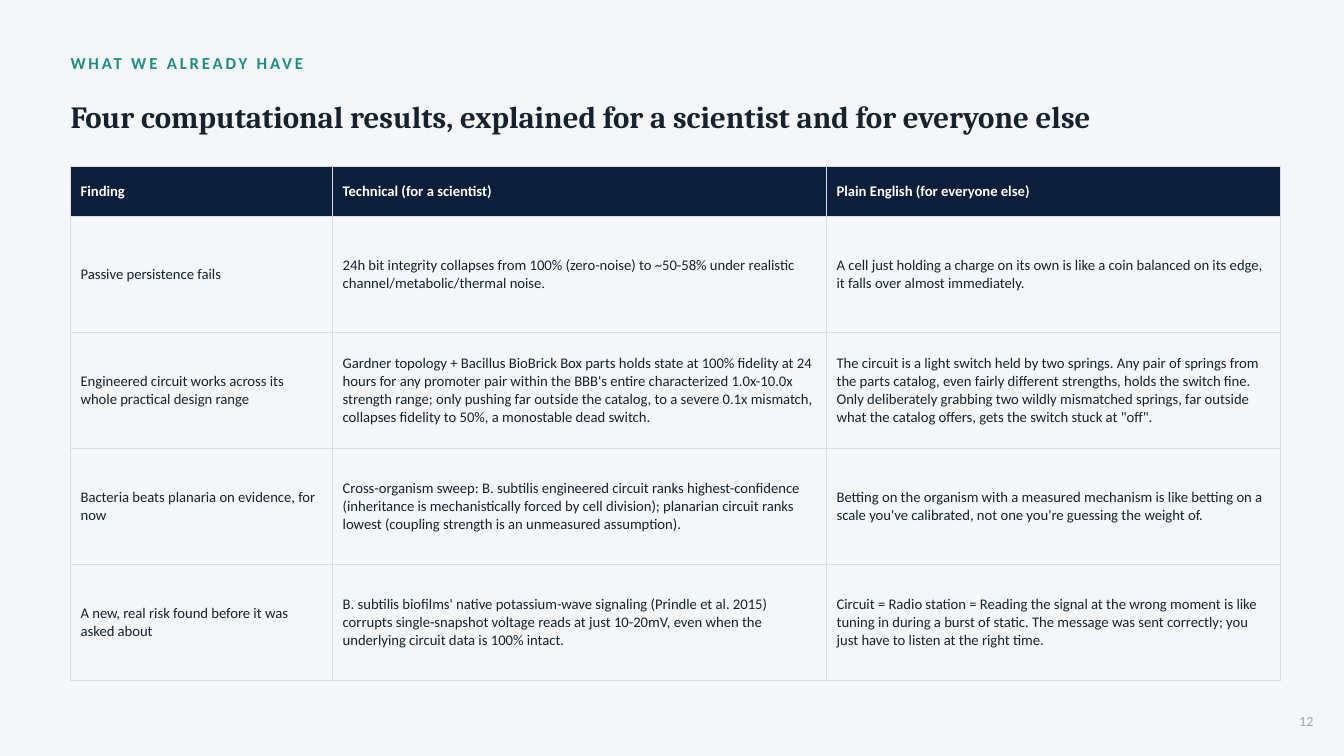
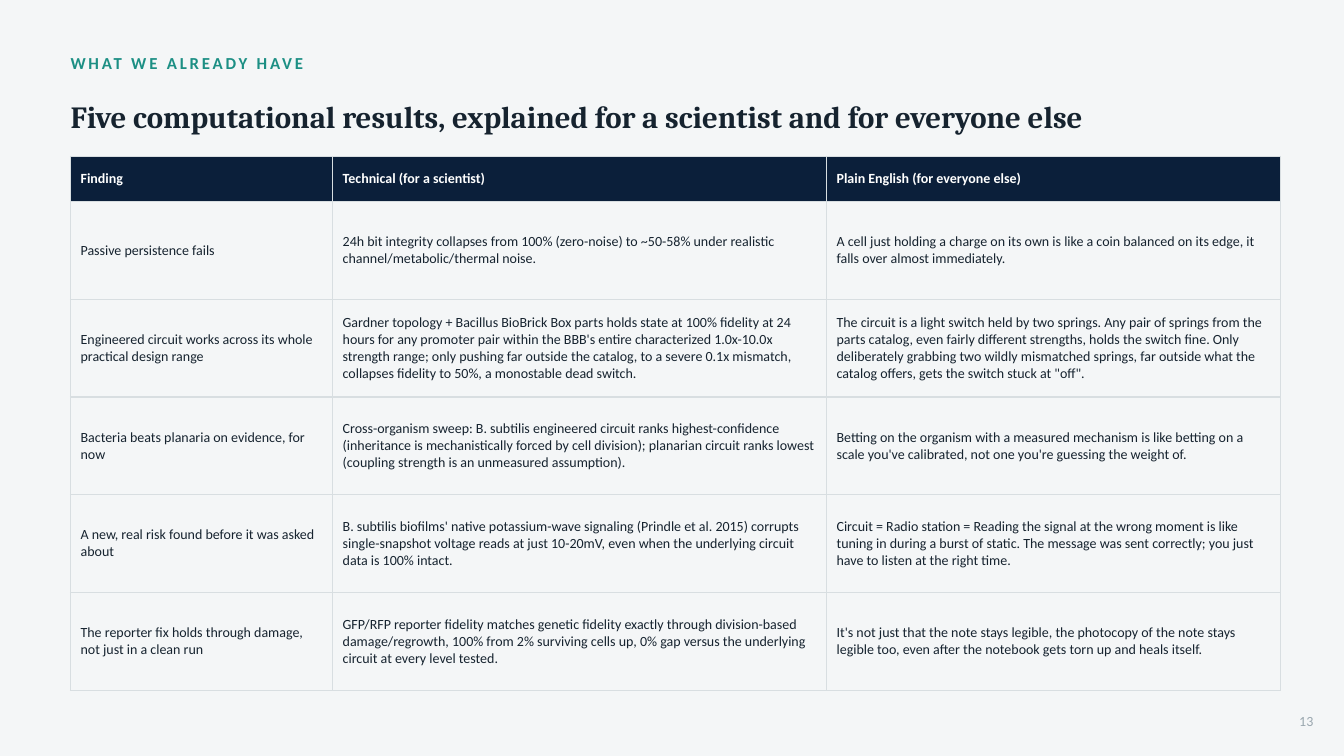
Before and after one commit to rewired89/Acheron, a slide deck: slide 13 of docs/pitch/Acheron_Pitch_Deck.pptx (slide 12 before the commit). Drawn at 1344x756 pixels with LibreOffice and Linux fonts; fonts in the diff are those of the drawing. Boxes give left, top, right and bottom in pixels: in the first picture for what was removed or moved away, otherwise in the second. Text is boxed around its words. In the diff, an @@ line names an element or a change of style, - is before the commit and + after.

```diff
--- a/docs/pitch/Acheron_Pitch_Deck.pptx
+++ b/docs/pitch/Acheron_Pitch_Deck.pptx
@@ text at (71, 106, 1083, 135): text changed @@
-Four computational results, explained for a scientist and for everyone else
+Five computational results, explained for a scientist and for everyone else
@@ table at (71, 156, 1280, 691) @@
+row 6: The reporter fix holds through damage, not just in a clean run | GFP/RFP reporter fidelity matches genetic fidelity exactly through division-based damage/regrowth, 100% from 2% surviving cells up, 0% gap versus the underlying circuit at every level tested. | It's not just that the note stays legible, the photocopy of the note stays legible too, even after the notebook gets torn up and heals itself.
@@ table: place and size @@
-table at (71, 166, 1280, 670)
+table at (71, 156, 1280, 691)
```
Also in this commit, not shown: 8 other slides changed, 3 slides added, 1 slide removed, 2 other files.
